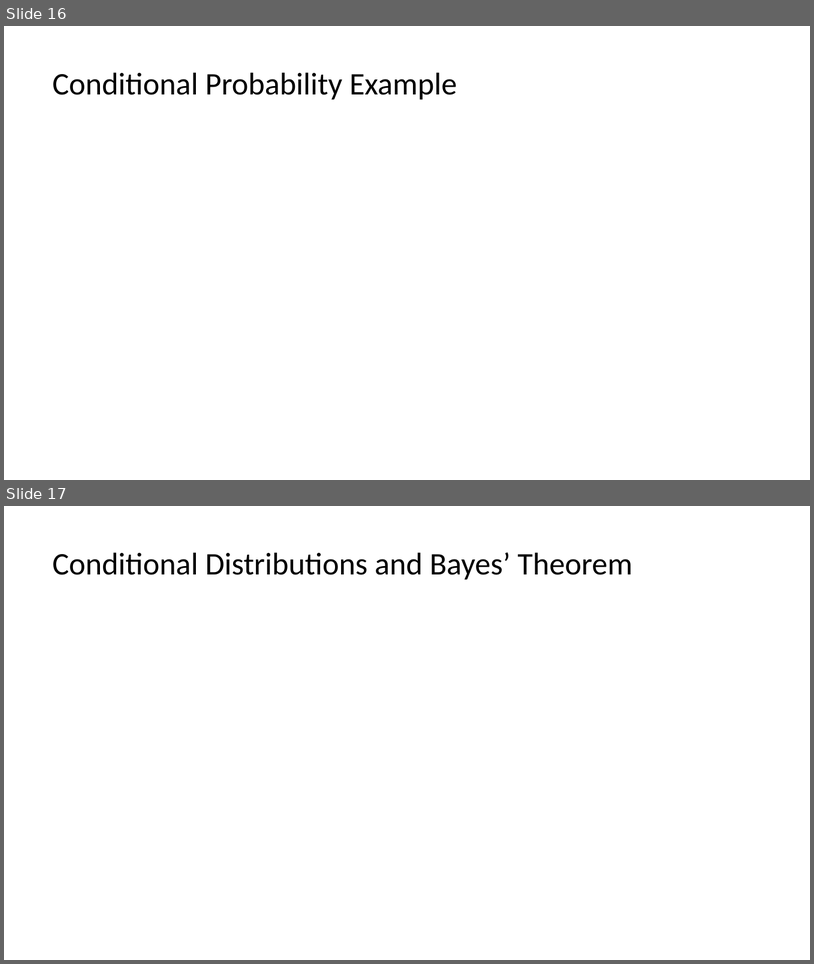
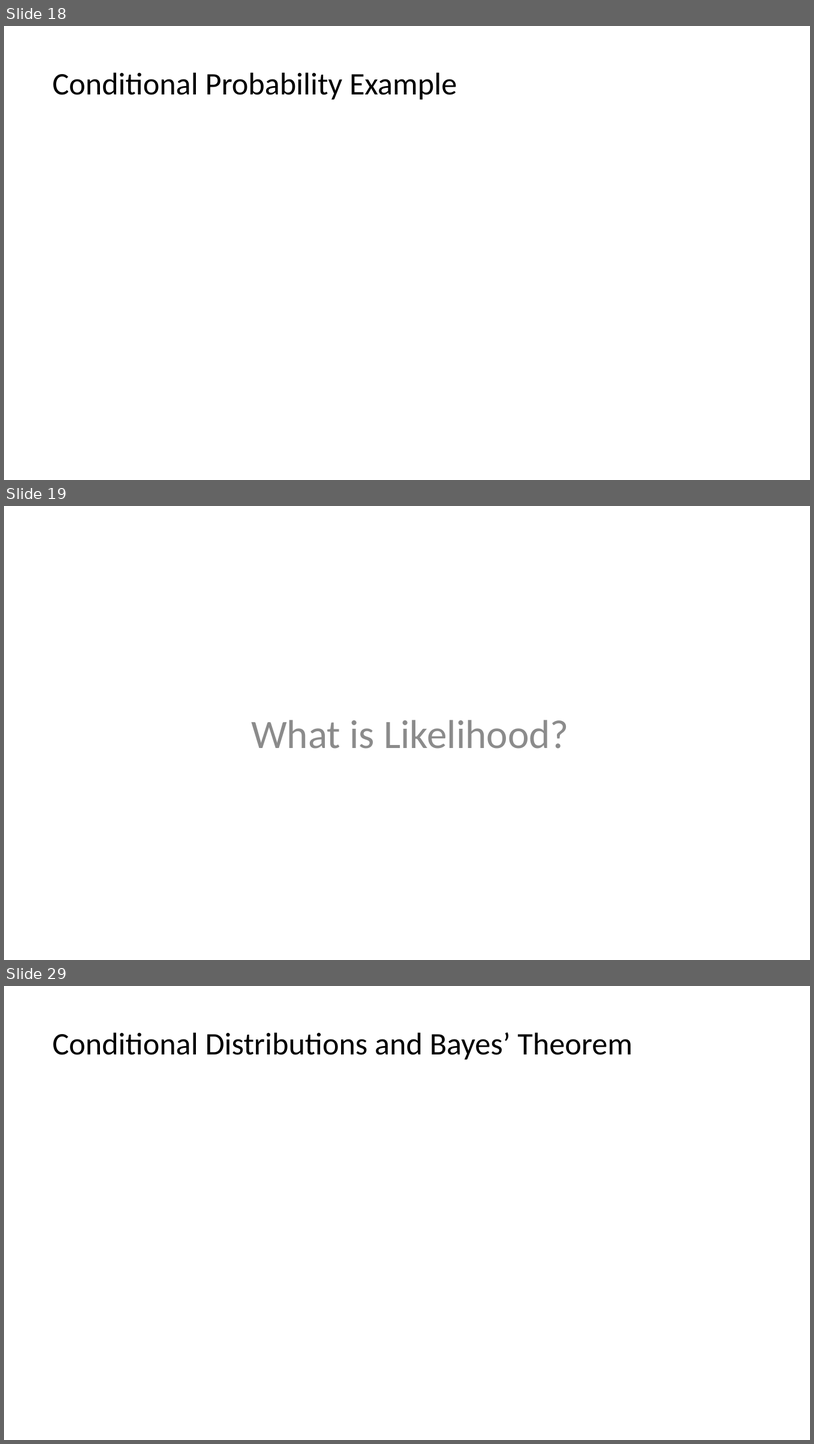
Before and after one commit to StephenElston/CSCI-E25, a slide deck: SupplementaryMaterial/ConditionalProbability_WhenOneThingDependsOnAother.pptx. Shown one above the other, each under a label of ours: slides 16 and 17 before the commit, slides 18, 19 and 29 after it; the slides between them are not shown. The pictures are 814x964 and 814x1444 pixels, drawn with LibreOffice and Linux fonts; fonts in the diff are those of the drawing; grey boxes stand for pictures. Boxes give left, top, right and bottom in pixels: in the first picture for what was removed or moved away, otherwise in the second. Text is boxed around its words. In the diff, an @@ line names an element or a change of style, - is before the commit and + after.

```diff
--- a/SupplementaryMaterial/ConditionalProbability_WhenOneThingDependsOnAother.pptx
+++ b/SupplementaryMaterial/ConditionalProbability_WhenOneThingDependsOnAother.pptx
@@ slide 19 added at (x1=4, y1=506, x2=810, y2=960), background #FFFFFF @@
@@ text added at (x1=251, y1=720, x2=569, y2=748), 36 pt, text #8C8C8C @@
+What is Likelihood?
@@ what was slide 16 is now slide 18 @@
@@ what was slide 17 is now slide 29 @@
```
Also in this commit, not shown: 20 other slides added.
